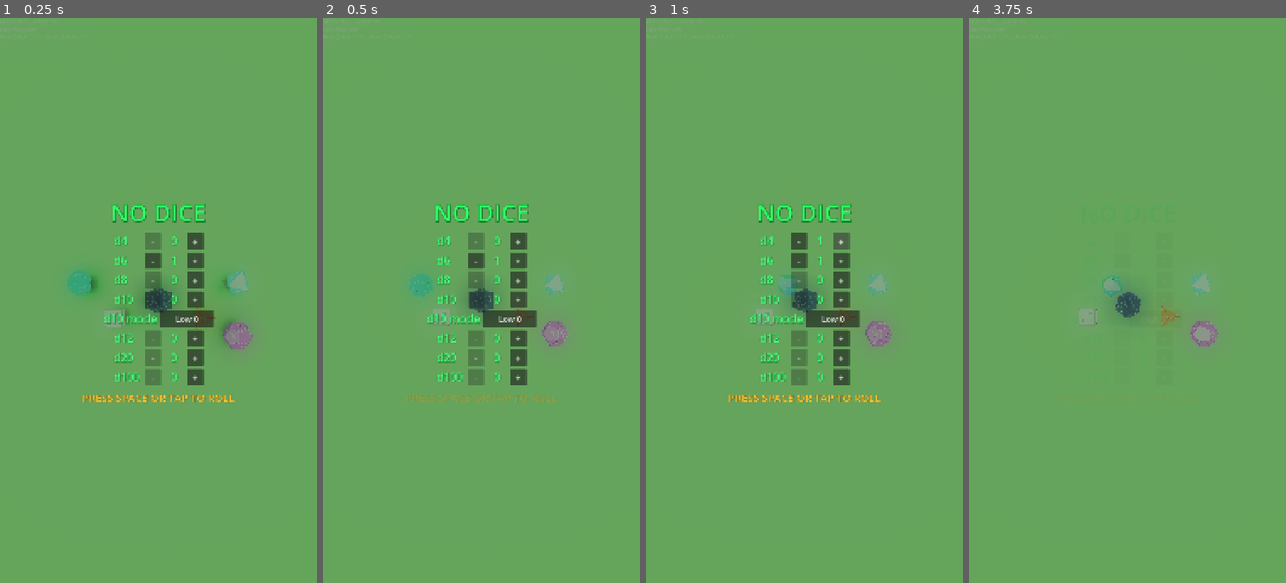
Above: before the commit, frames 1-4 (left to right).
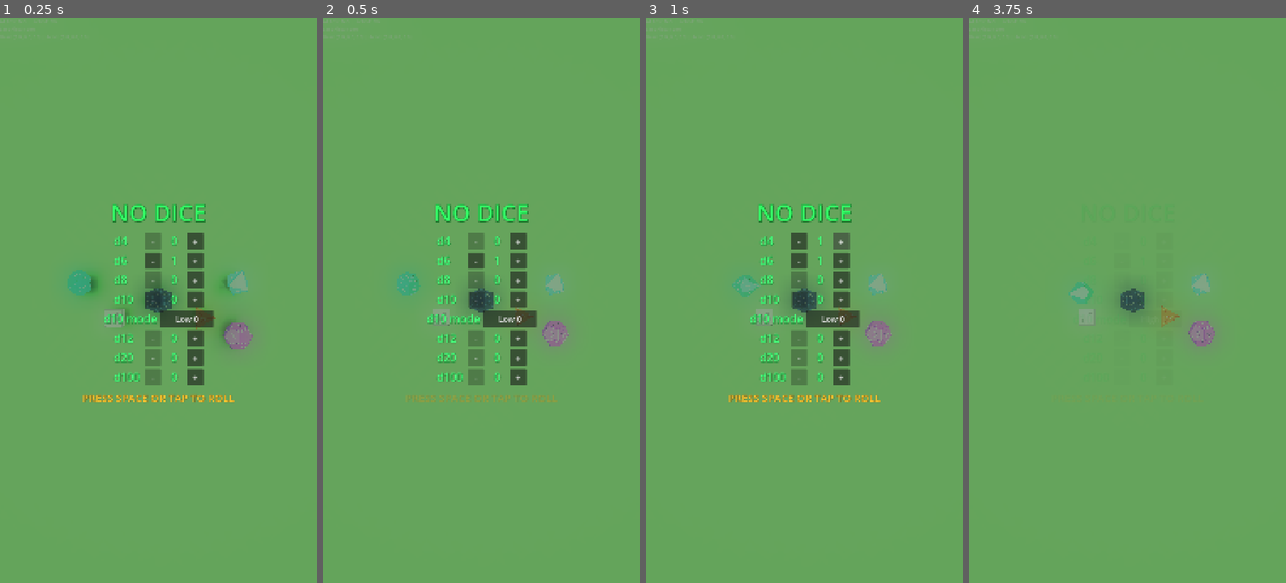
Above: after the commit, the same moments.

Repository: MatthieuLJ/no_dice
Game: Godot game, scene res://die.tscn
Same seed, same stepped clock (60 frames per second), same inputs: the game is played once before the commit and once after it.
Inputs (mouse positions are in pixels of both pictures, inside the frame that each line leads up to):
- Up to frame 1 (0.25 s): no input
- Up to frame 2 (0.5 s): no input
- Up to frame 3 (1 s): click "+" at 0.5 s
- Up to frame 4 (3.75 s): click "-" at 1.25 s; click "Low 0" at 2 s; click "High 10" at 2.75 s; tap Space at 3.5 s; move the mouse to (1197, 272) at 3.52 s; hold Right (ui_right) from 3.53 s (still down); tap Enter at 3.6 s; click (1197, 272) at 3.67 s

Frame 1 is identical in both runs. In frame 2, 0.4% of the frame differs, in the area x 23-78%, y 44-58%; in frame 3, 0.5%; in frame 4, 0.8%, in the area x 31-79%, y 45-59%.

Commit message:
Assign slick PhysicsMaterial (friction 0.05, subtle bounce 0.15) to pyramid_scale to eliminate wall stickiness

Diff:
--- a/pyramid_scale.gd
+++ b/pyramid_scale.gd
@@ -19,6 +19,13 @@
 	_remove_wall_meshes()
 	if has_node("Roof"):
 		get_node("Roof").queue_free()
+
+	# Slick, smooth physics material for arena walls (friction 0.05, subtle bounce 0.15)
+	var wall_phys_mat = PhysicsMaterial.new()
+	wall_phys_mat.friction = 0.05
+	wall_phys_mat.bounce = 0.15
+	physics_material_override = wall_phys_mat
+
 	get_viewport().size_changed.connect(_update_scale)
 	_update_scale()
 
